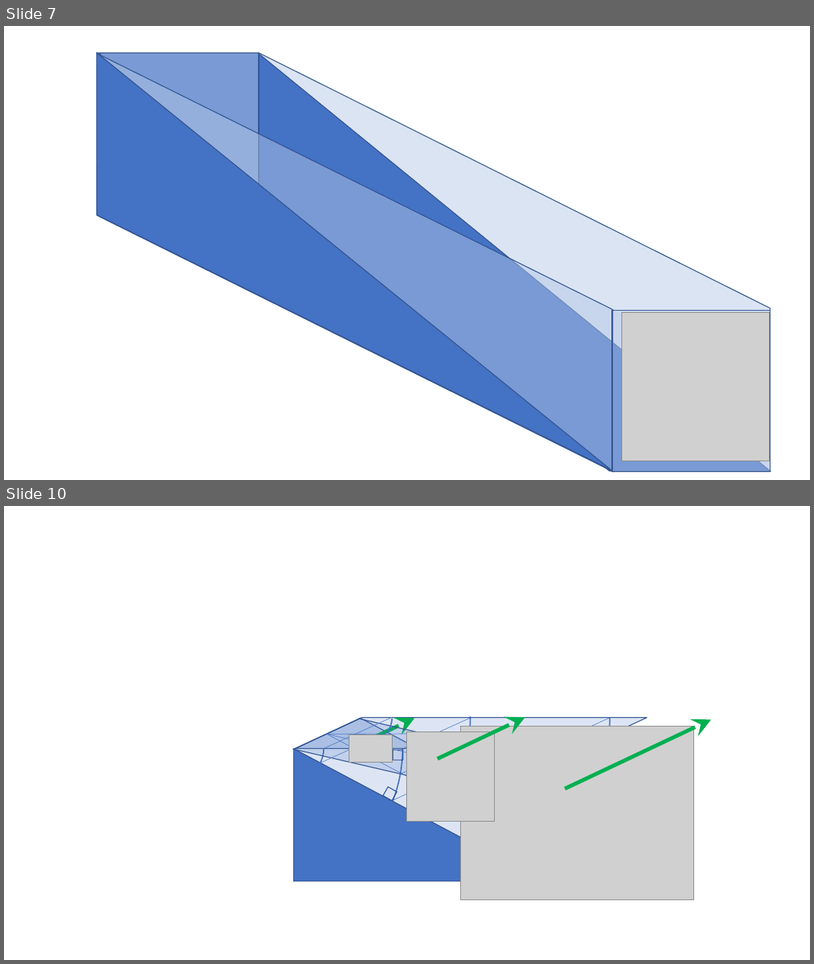
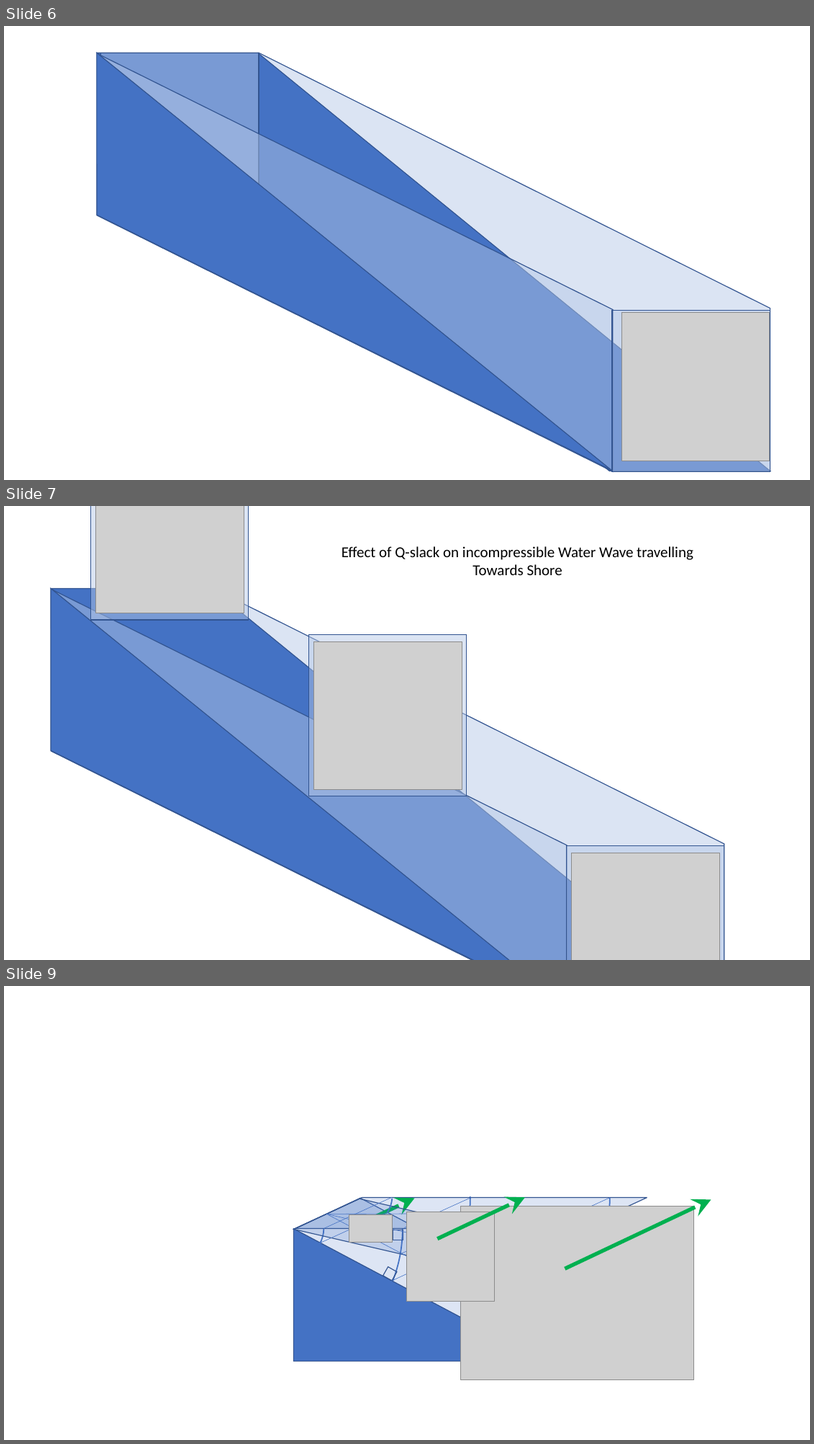
Before and after one commit to Don-Lawn/The-Causal-Domain, a slide deck: docs/figures/new diagrams 3.pptx. Shown one above the other, each under a label of ours: slides 7 and 10 before the commit, slides 6, 7 and 9 after it; the slides between them are not shown. The pictures are 814x964 and 814x1444 pixels, drawn with LibreOffice and Linux fonts; fonts in the diff are those of the drawing; grey boxes stand for pictures. Boxes give left, top, right and bottom in pixels: in the first picture for what was removed or moved away, otherwise in the second. Text is boxed around its words. In the diff, an @@ line names an element or a change of style, - is before the commit and + after.

```diff
--- a/docs/figures/new diagrams 3.pptx
+++ b/docs/figures/new diagrams 3.pptx
@@ slide 7 added at (4,506,810,960), background #FFFFFF @@
@@ group added at (4,506,725,960): 4 rectangles, 3 parallelograms, 3 pictures, 1 triangle @@
@@ text added at (342,546,694,575), 18 pt, text #000000 @@
+Effect of Q-slack on incompressible Water Wave travelling
+Towards Shore
@@ what was slide 7 is now slide 6 @@
@@ what was slide 10 is now slide 9 @@
```
Also in this commit, not shown: 2 slides changed, 4 other slides added, 5 slides removed, 8 other files.
